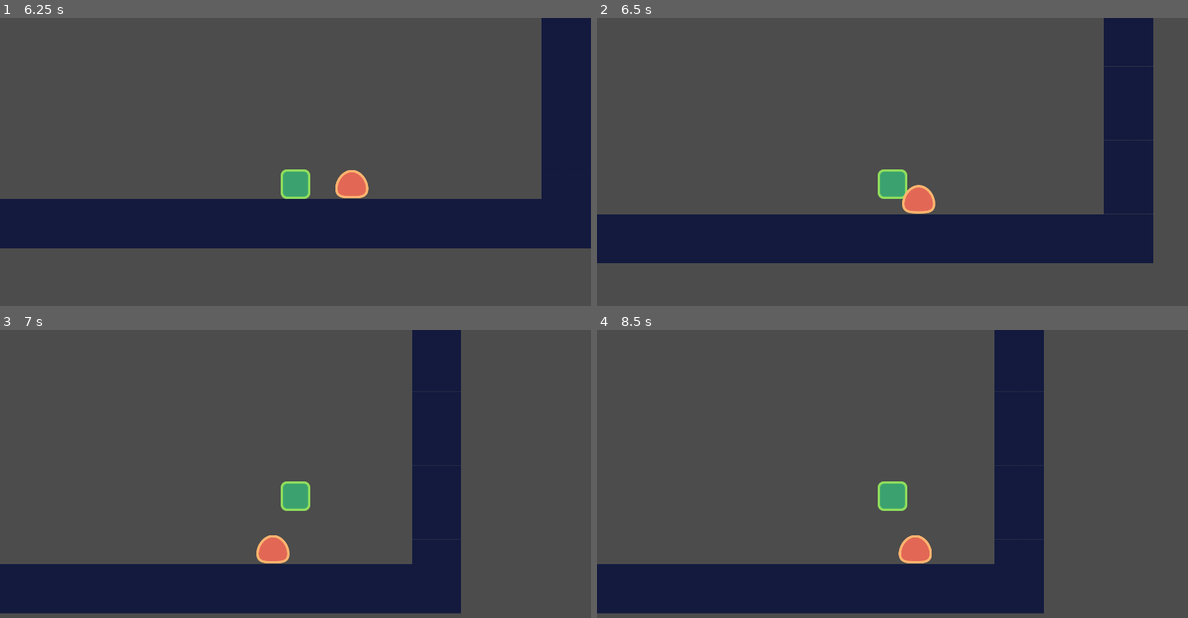
Above: before the commit, frames 1-4 (two rows, left to right).
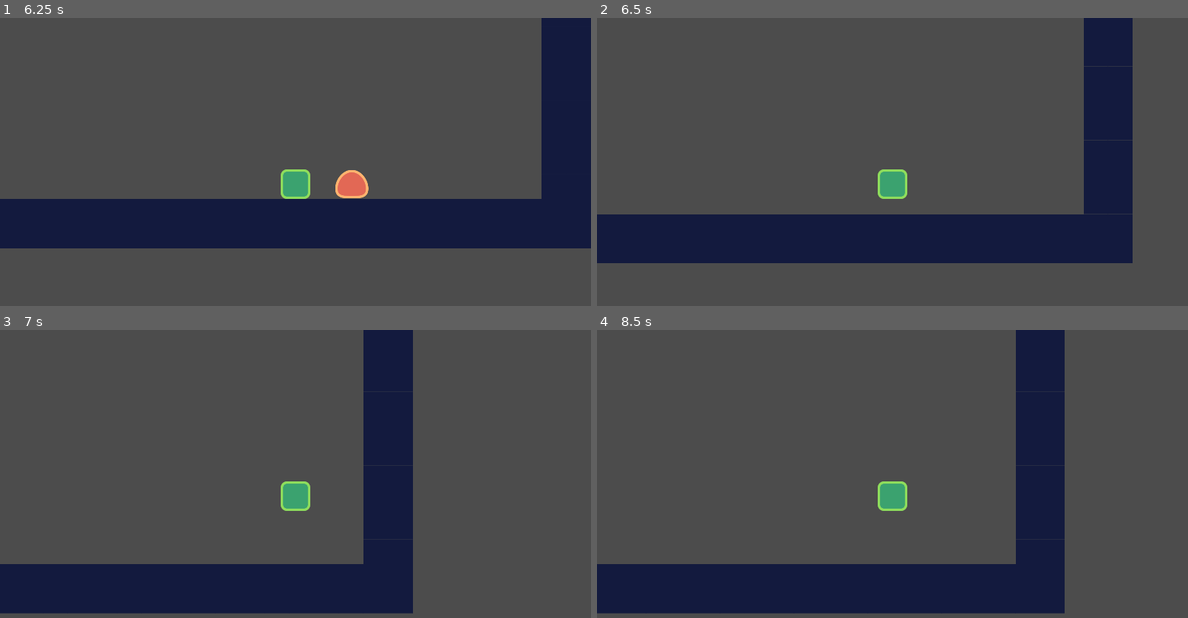
Above: after the commit, the same moments.

Repository: gjscode/firstGDScriptLesson
Game: Godot game, scene res://src/Levels/LevelTemplate.tscn
Same seed, same stepped clock (60 frames per second), same inputs: the game is played once before the commit and once after it.
Inputs:
- Up to frame 1 (6.25 s): tap Enter at 0.5 s; hold W (jump) 0.53-1.28 s; hold D (move_right) 0.53-2.03 s; tap W (jump) at 1.35, 1.52, 1.82, 2.85, 3.02, 3.32, 4.35, 4.52, 4.82, 5.85, 6.02 s; hold W (jump) 2.03-2.78 s; hold A (move_left) 2.03-4.28 s; hold W (jump) 3.53-4.28 s; hold D (move_right) from 4.28 s (still down); hold W (jump) 5.03-5.78 s
- Up to frame 2 (6.5 s): keep holding D (move_right); tap W (jump) at 6.32 s
- Up to frame 3 (7 s): keep holding D (move_right); hold W (jump) from 6.53 s (still down)
- Up to frame 4 (8.5 s): release W (jump) at 7.28 s; tap W (jump) at 7.35, 7.52, 7.82 s; release D (move_right) at 8.03 s; hold A (move_left) from 8.03 s (still down); hold W (jump) from 8.03 s (still down)

Frame 1 is identical in both runs. In frame 2, 5.7% of the frame differs, in the area x 51-95%, y 0-86%; in frame 3, 15%, in the area x 43-78%, y 0-99%; in frame 4, 6.8%.

Commit message:
Created Stomp Detector, enemy is removed when they are jumped on

Diff:
--- a/Platformer/src/Actors/Enemy.gd
+++ b/Platformer/src/Actors/Enemy.gd
@@ -8,6 +8,17 @@
 	#since this is a "mario" type game that will progress to the right, we will set the enemy to move left at the start
 	_velocity.x = -speed.x
 
+func _on_StompDetector_body_entered(body: Node) -> void:
+	#this compare the position of the StompDetector with the position of the Player that will enter the area
+	if body.global_position.y > get_node("StompDetector").global_position.y:
+		#return to void, it returns nothing but it will stop the function here
+		return
+	#this makes it so that the CollisionShape2D of the Enemy is disabled once you jump on it
+	#get_node("CollisionShape2D").disabled = true
+	#this will essentially delete the enemy
+	queue_free()
+
+
 func _physics_process(delta: float) -> void:
 	_velocity.y += gravity * delta
 	#is_on_wall, is_on_floor only update after the node has moved
--- a/Platformer/src/Actors/Enemy.tscn
+++ b/Platformer/src/Actors/Enemy.tscn
@@ -1,10 +1,13 @@
-[gd_scene load_steps=4 format=2]
+[gd_scene load_steps=5 format=2]
 
 [ext_resource path="res://src/Actors/Enemy.gd" type="Script" id=1]
 [ext_resource path="res://assets/start-assets/enemy.png" type="Texture" id=2]
 
 [sub_resource type="RectangleShape2D" id=1]
 extents = Vector2( 39.5, 32 )
+
+[sub_resource type="RectangleShape2D" id=2]
+extents = Vector2( 56, 12.5 )
 
 [node name="Enemy" type="KinematicBody2D"]
 collision_layer = 2
@@ -23,3 +26,15 @@
 scale = Vector2( 4.8, 3.2 )
 process_parent = true
 physics_process_parent = true
+
+[node name="StompDetector" type="Area2D" parent="."]
+modulate = Color( 0, 0.0392157, 1, 1 )
+position = Vector2( 0, -16 )
+collision_layer = 0
+monitorable = false
+
+[node name="CollisionShape2D" type="CollisionShape2D" parent="StompDetector"]
+position = Vector2( 0, -11.5 )
+shape = SubResource( 2 )
+
+[connection signal="body_entered" from="StompDetector" to="." method="_on_StompDetector_body_entered"]
